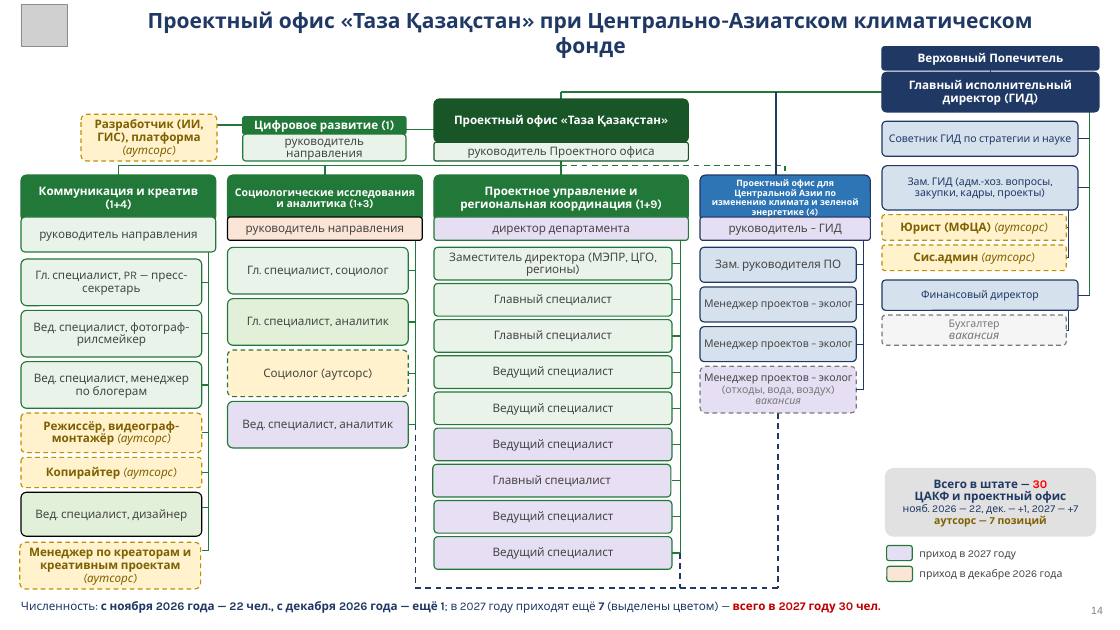
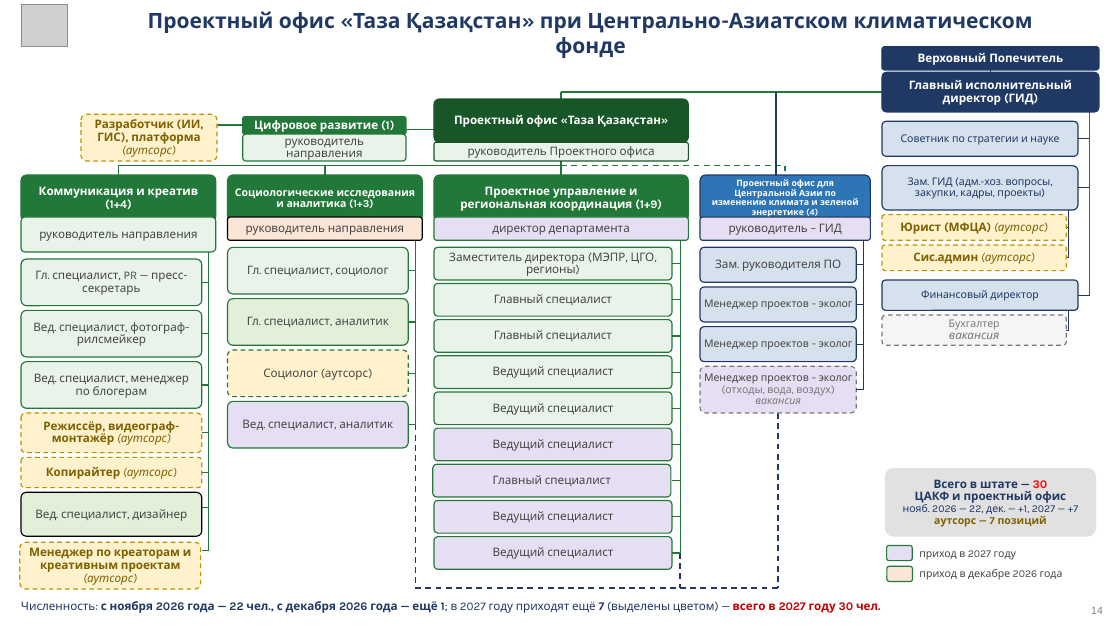
Before and after one commit to murat01042014/obsidian-vault, a slide deck: slide 14 of TAZA/_документы/Презентация для партнёров – ЦАКФ и Таза Қазақстан.pptx. Drawn at 1120x630 pixels with LibreOffice and Linux fonts; fonts in the diff are those of the drawing; grey boxes stand for pictures. Boxes give left, top, right and bottom in pixels: in the first picture for what was removed or moved away, otherwise in the second. Text is boxed around its words. In the diff, an @@ line names an element or a change of style, - is before the commit and + after.

```diff
--- a/TAZA/_документы/Презентация для партнёров – ЦАКФ и Таза Қазақстан.pptx
+++ b/TAZA/_документы/Презентация для партнёров – ЦАКФ и Таза Қазақстан.pptx
@@ text in rounded rectangle at bbox=[901, 134, 1059, 145]: text changed @@
-Советник ГИД по стратегии и науке
+Советник по стратегии и науке
```
Also in this commit, not shown: 8 other slides changed, 1 other file.
